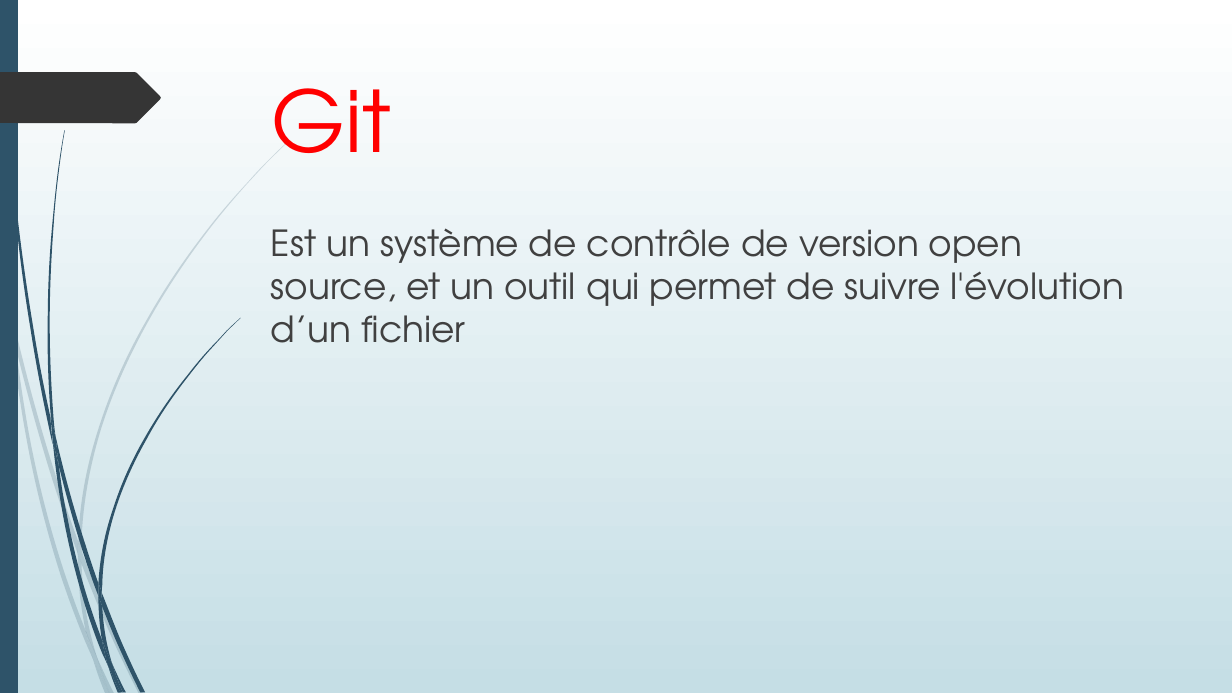
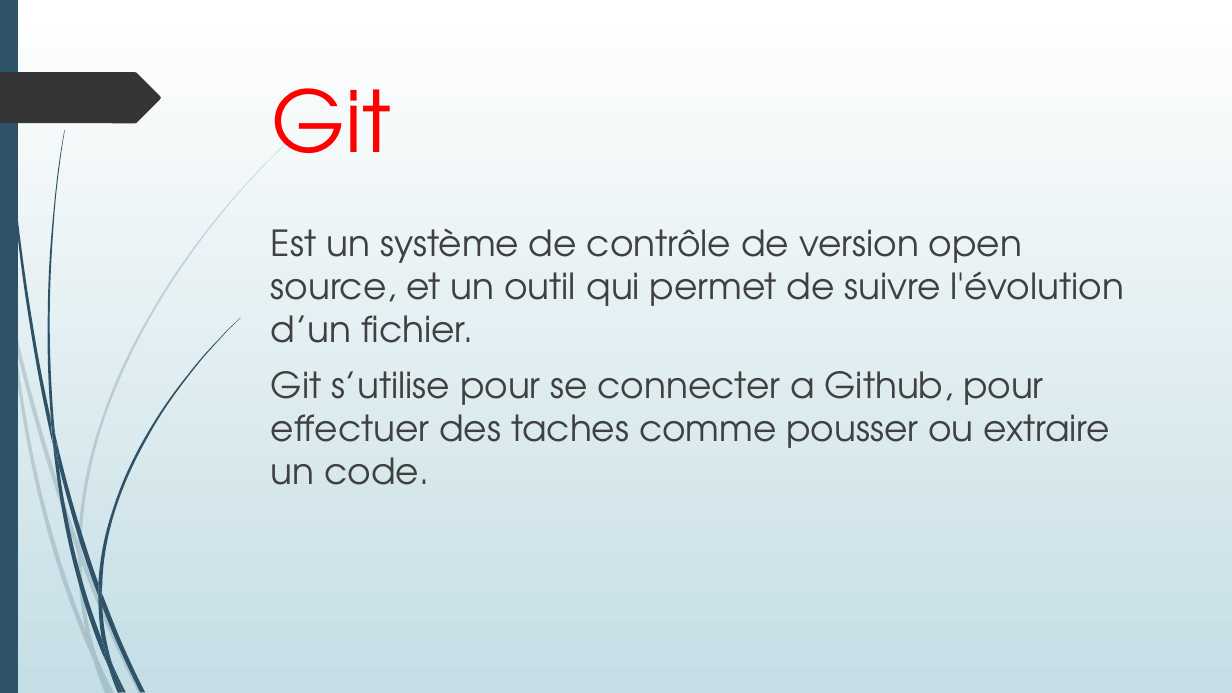
Before and after one commit to Elgountari-Ayoub/learnGit, a slide deck: slide 3 of presentation.odp. Drawn at 1232x693 pixels with LibreOffice and Linux fonts; fonts in the diff are those of the drawing. Boxes give left, top, right and bottom in pixels: in the first picture for what was removed or moved away, otherwise in the second. Text is boxed around its words. In the diff, an @@ line names an element or a change of style, - is before the commit and + after.

Commit message:
modifier la partie git par Ayoub

```diff
--- a/presentation.odp
+++ b/presentation.odp
@@ text at (x1=271, y1=228, x2=1124, y2=485): text changed @@
-Est un système de contrôle de version open source, et un outil qui permet de suivre l'évolution d’un fichier
+Est un système de contrôle de version open source, et un outil qui permet de suivre l'évolution d’un fichier.
+Git s’utilise pour se connecter a Github, pour effectuer des taches comme pousser ou extraire un code.
```
